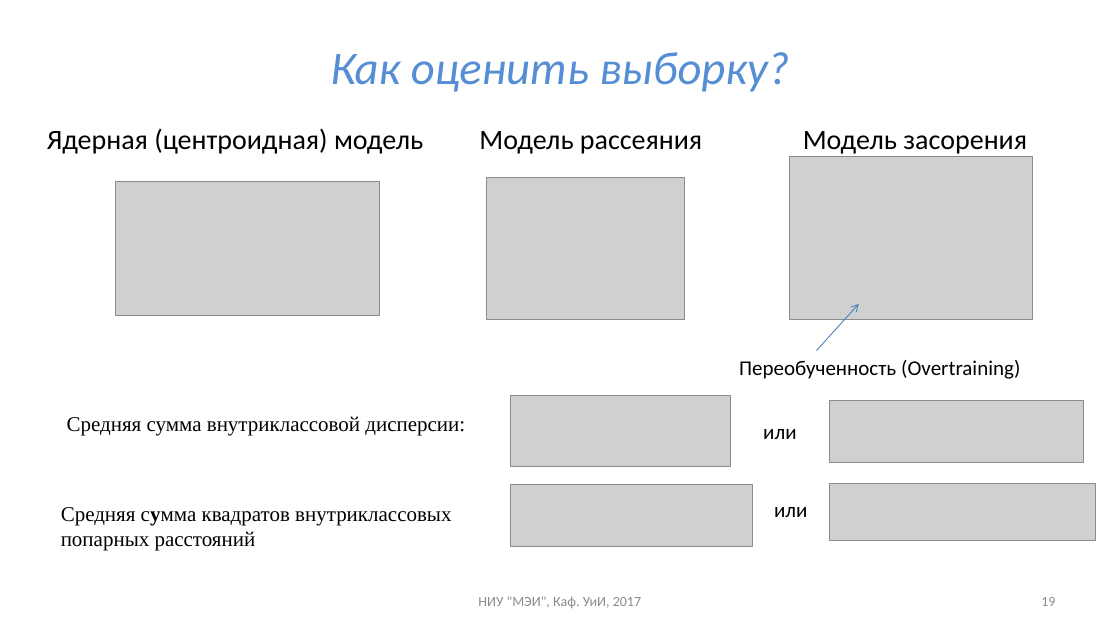
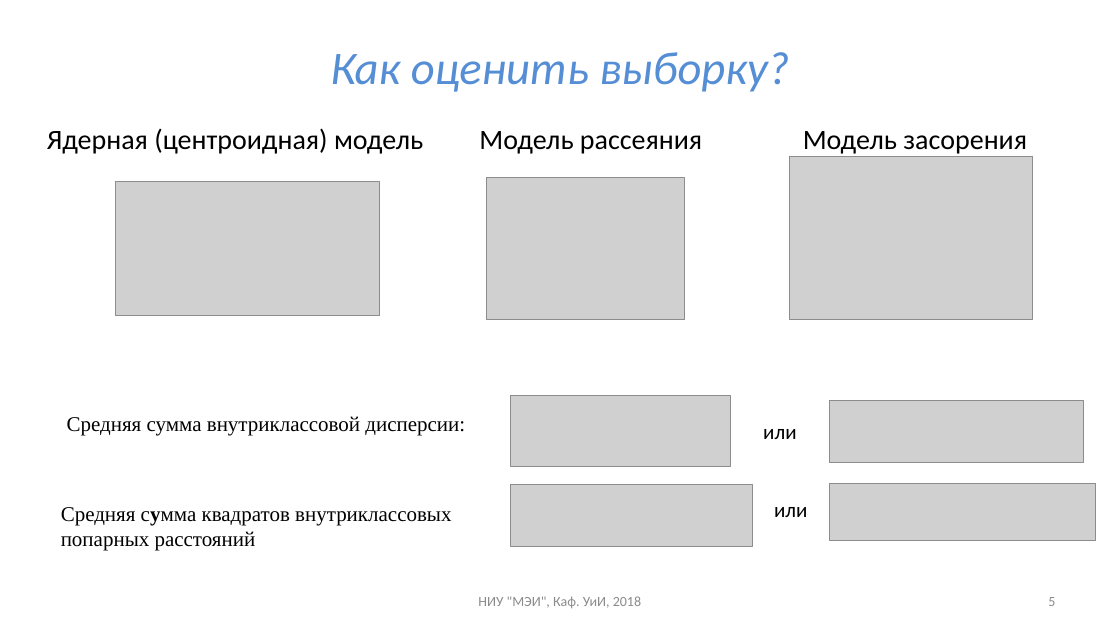
Before and after one commit to uii-mpei/uii-mpei.github.io, a slide deck: slide 5 of study/courses/iis/IIS_lec_2.pptx (slide 19 before the commit). Drawn at 1120x630 pixels with LibreOffice and Linux fonts; fonts in the diff are those of the drawing; grey boxes stand for pictures. Boxes give left, top, right and bottom in pixels: in the first picture for what was removed or moved away, otherwise in the second. Text is boxed around its words. In the diff, an @@ line names an element or a change of style, - is before the commit and + after.

```diff
--- a/study/courses/iis/IIS_lec_2.pptx
+++ b/study/courses/iis/IIS_lec_2.pptx
@@ arrow removed from (817, 350) to (859, 304) @@
@@ text removed at (x1=739, y1=360, x2=1020, y2=379) @@
-Переобученность (Overtraining)
@@ text at (x1=478, y1=596, x2=641, y2=608): text changed @@
-НИУ "МЭИ", Каф. УиИ, 2017
+НИУ "МЭИ", Каф. УиИ, 2018
@@ page number at (x1=1048, y1=597, x2=1055, y2=606): text changed @@
-19
+5
```
Also in this commit, not shown: 7 other slides changed, 7 slides added, 15 slides removed, 2 other files.
